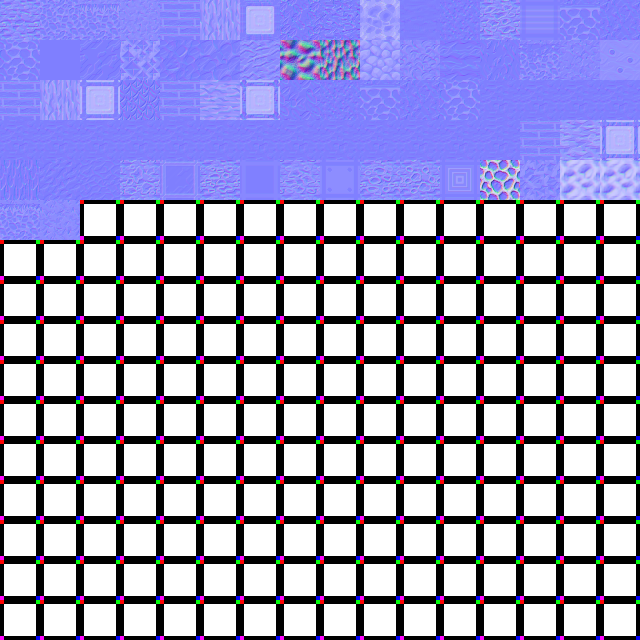
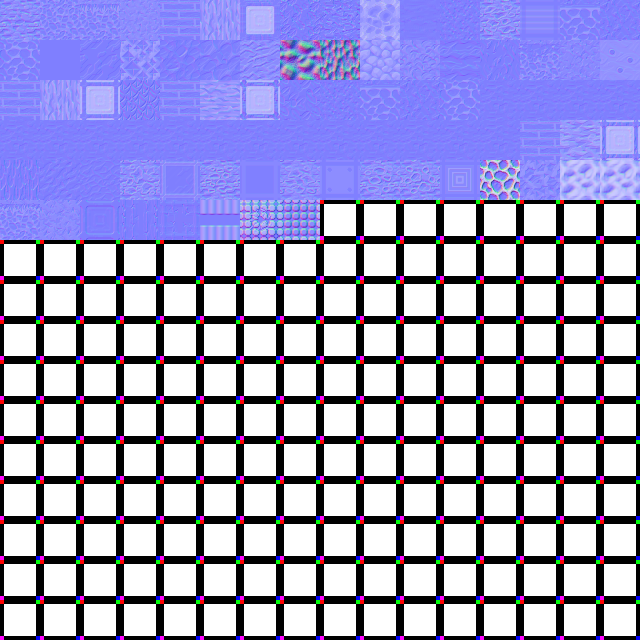
Revision of a layered 640px x 640px image; what changed, layer by layer:
painted on "Arrière-plan" over [80, 200, 320, 240]
